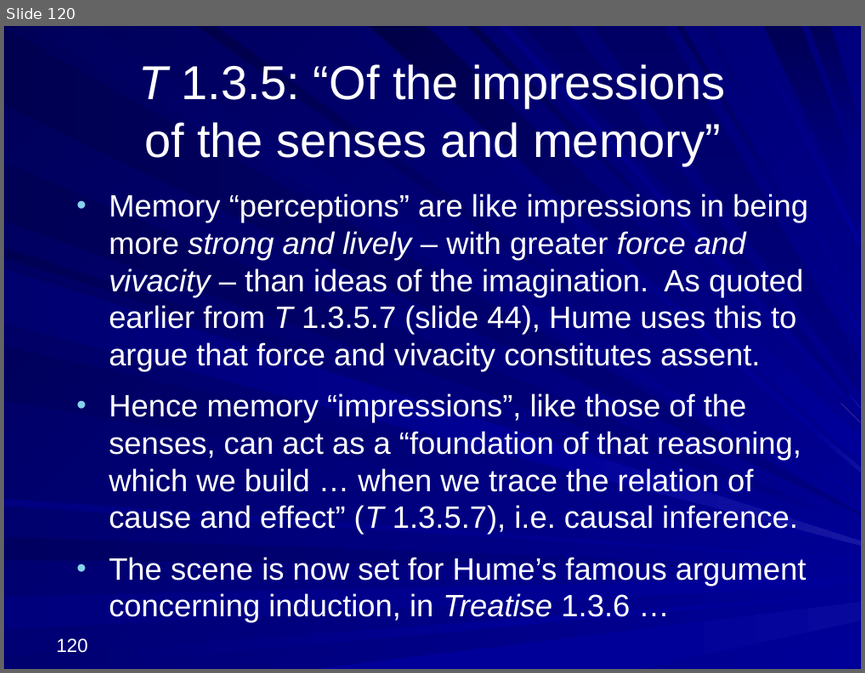
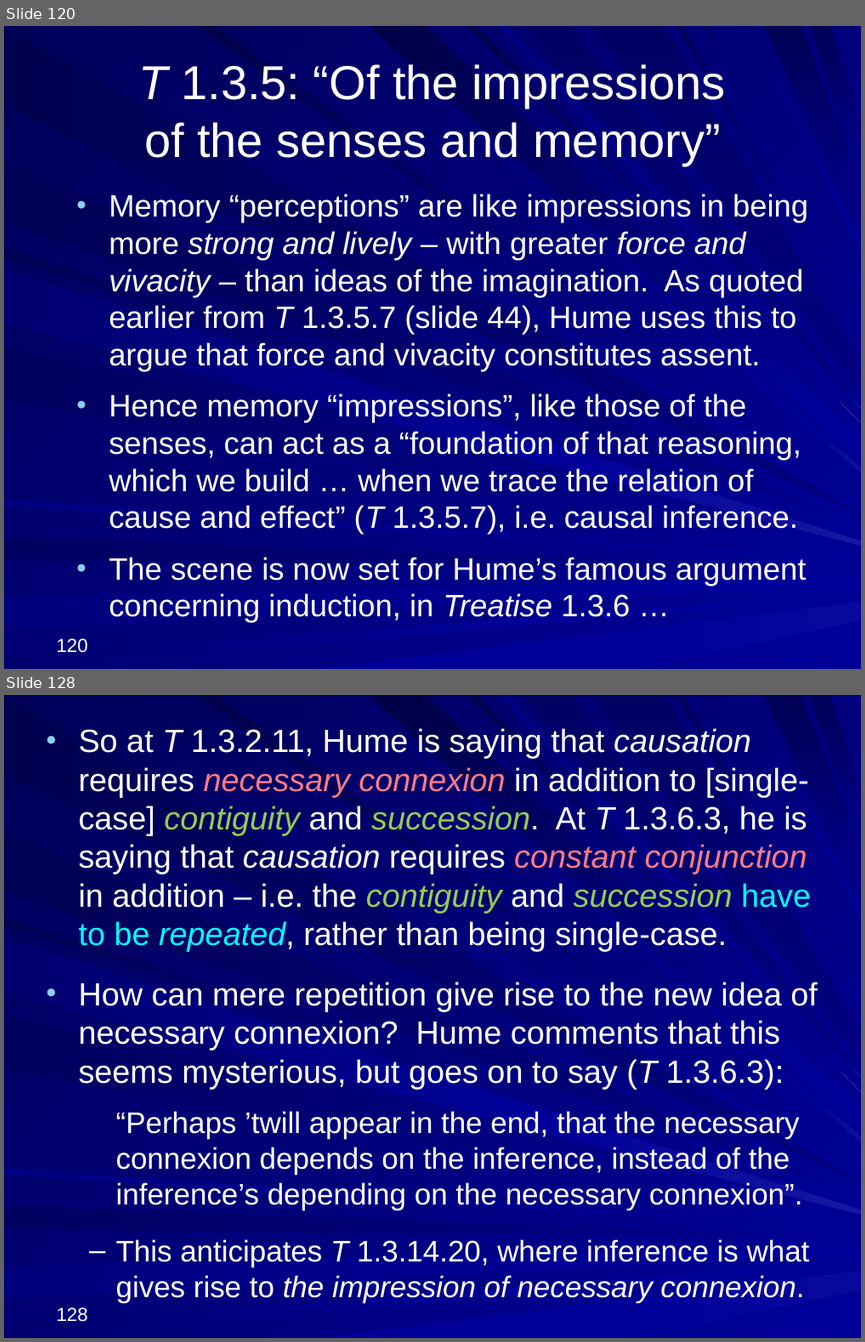
Before and after one commit to englishphilosophy/hume-texts-online, a slide deck: teaching/lectures/2024_Hume_MT_current.pptx. Shown one above the other, each under a label of ours: slide 120 before the commit, slides 120 and 128 after it; the slides between them are not shown. The pictures are 865x673 and 865x1342 pixels, drawn with LibreOffice and Linux fonts; fonts in the diff are those of the drawing. Boxes give left, top, right and bottom in pixels: in the first picture for what was removed or moved away, otherwise in the second. Text is boxed around its words. In the diff, an @@ line names an element or a change of style, - is before the commit and + after.

```diff
--- a/teaching/lectures/2024_Hume_MT_current.pptx
+++ b/teaching/lectures/2024_Hume_MT_current.pptx
@@ slide 128 added at (4,695,861,1338), background gradient #000078 to #000099; not listed: 37 template elements that a slide beside it also shows @@
@@ text added at (79,728,817,1303), 27 pt, text #FFFFFF @@
+• So at T 1.3.2.11, Hume is saying that causation requires necessary connexion in addition to [single-case] contiguity and succession. At T 1.3.6.3, he is saying that causation requires constant conjunction in addition – i.e. the contiguity and succession have to be repeated, rather than being single-case.
+• How can mere repetition give rise to the new idea of necessary connexion? Hume comments that this seems mysterious, but goes on to say (T 1.3.6.3):
+  “Perhaps ’twill appear in the end, that the necessary connexion depends on the inference, instead of the inference’s depending on the necessary connexion”.
+  – This anticipates T 1.3.14.20, where inference is what gives rise to the impression of necessary connexion.
@@ page number added at (57,1307,88,1321), 16 pt, text #FFFFFF @@
+128
```
Also in this commit, not shown: 41 other slides added, 5 other files.
